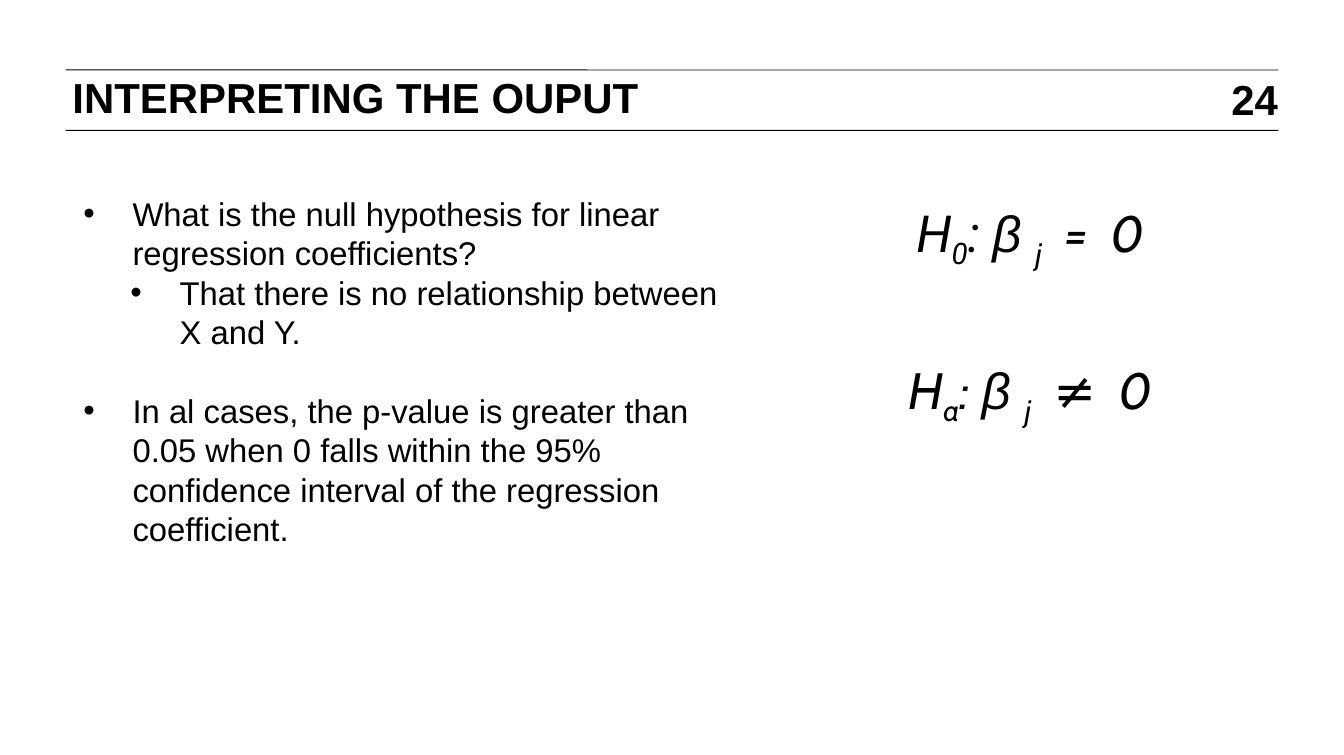
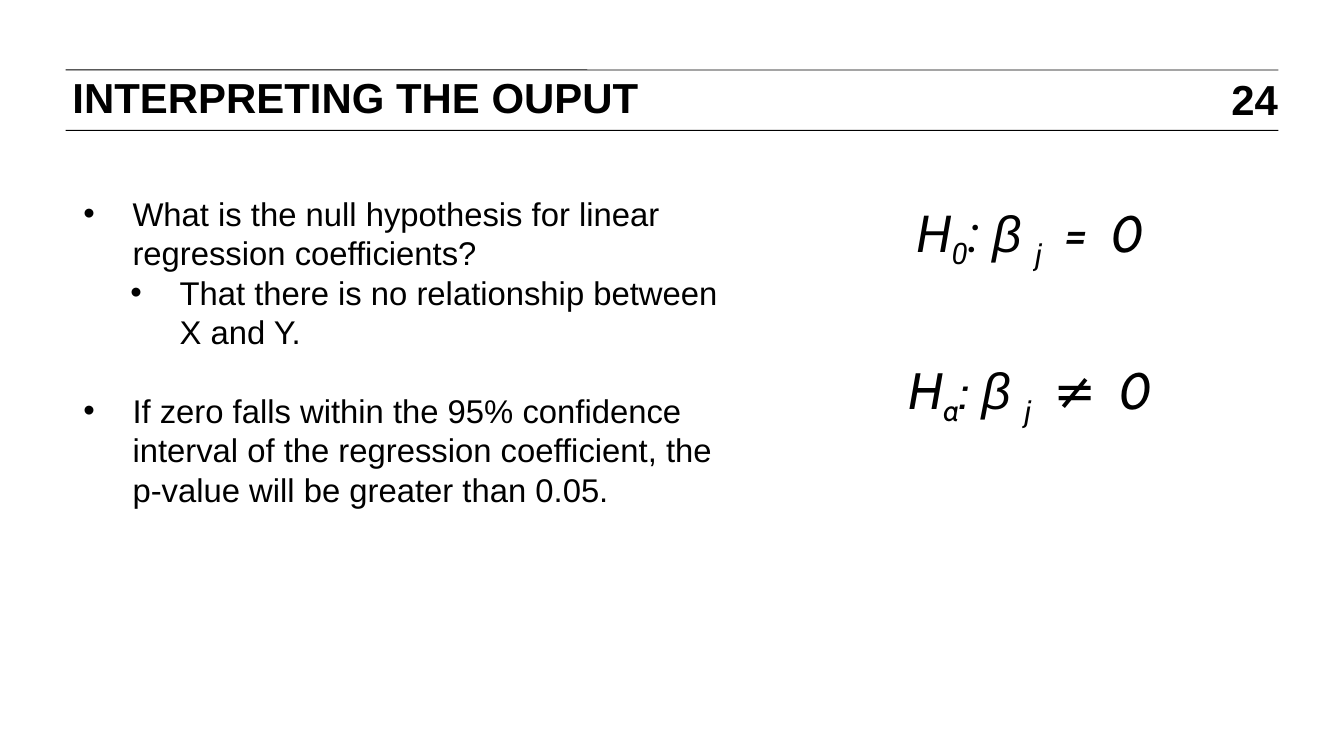
Before and after one commit to bbalin12/DAT5_BOS, a slide deck: slide 24 of slides/06_linear_regression.pptx. Drawn at 1344x755 pixels with LibreOffice and Linux fonts; fonts in the diff are those of the drawing. Boxes give left, top, right and bottom in pixels: in the first picture for what was removed or moved away, otherwise in the second. Text is boxed around its words. In the diff, an @@ line names an element or a change of style, - is before the commit and + after.

Commit message:
uploading fixes to linear regression code & slides

```diff
--- a/slides/06_linear_regression.pptx
+++ b/slides/06_linear_regression.pptx
@@ text at (133, 399, 712, 508): text changed @@
-• In al cases, the p-value is greater than 0.05 when 0 falls within the 95% confidence interval of the regression coefficient.
+• If zero falls within the 95% confidence interval of the regression coefficient, the p-value will be greater than 0.05.
```
Also in this commit, not shown: 2 other files.
